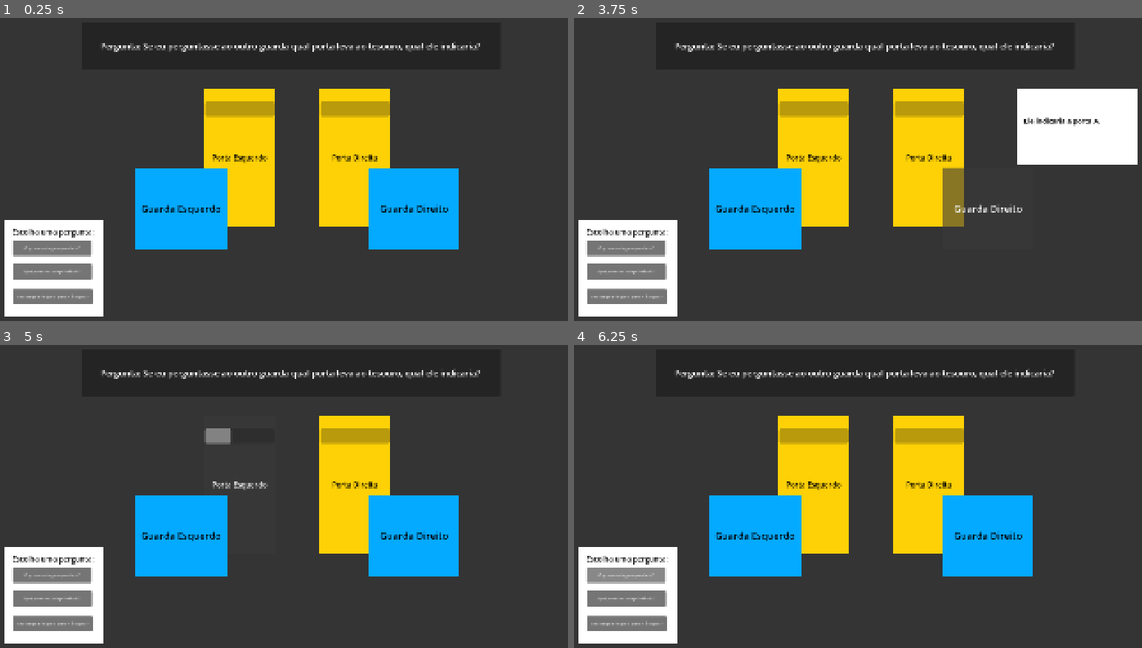
Above: before the commit, frames 1-4 (two rows, left to right).
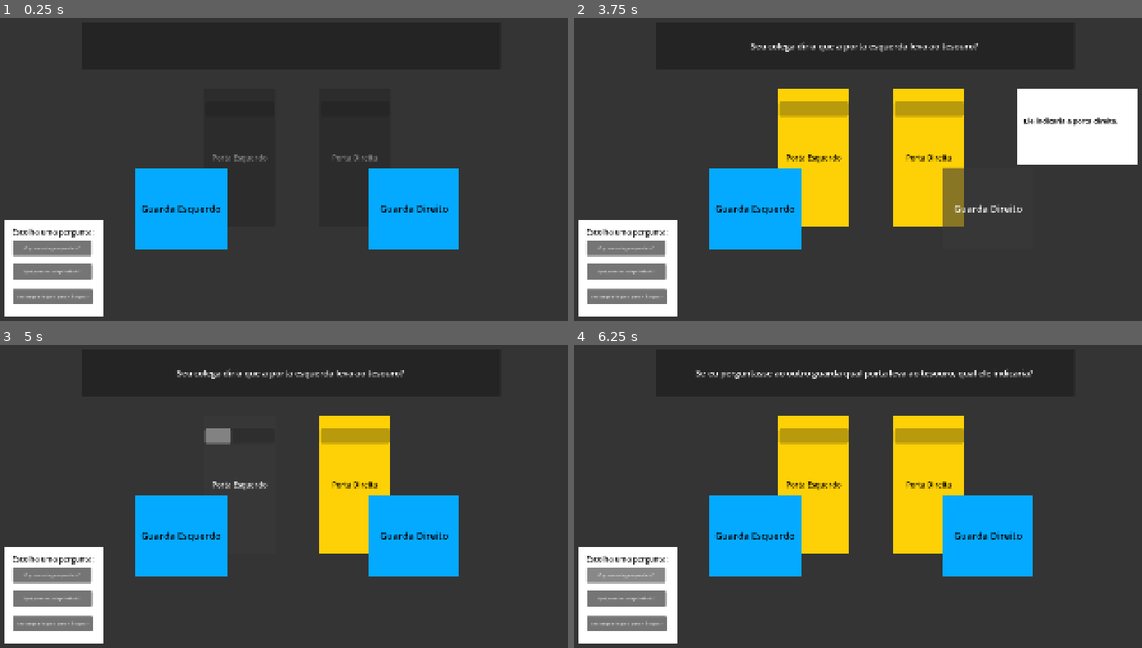
Above: after the commit, the same moments.

Repository: gamedevmeetup/Brackeys-Game-Jam-2026.2---Equipe-2
Game: Godot game, scene res://Scenes/teste_gameplay.tscn
Same seed, same stepped clock (60 frames per second), same inputs: the game is played once before the commit and once after it.
Inputs:
- Up to frame 1 (0.25 s): no input
- Up to frame 2 (3.75 s): click "O que seu colega responderia?" at 0.5 s; click "Seu colega diria que a porta …" at 1.25 s; click "Qual porta seu colega indicar…" at 2 s; click "Porta Direita" at 2.75 s; click "Guarda Direito" at 3.5 s
- Up to frame 3 (5 s): click "Porta Esquerdo" at 4.25 s
- Up to frame 4 (6.25 s): click "Guarda Esquerdo" at 5 s; click "O que seu colega responderia?" at 5.75 s

The runs differ from the first frame. In frame 1, 11% of the frame differs, in the area x 17-85%, y 7-69%; in frame 2, 0.9%; in frame 3, 0.8%; in frame 4, 0.9%.

Commit message:
Adicionando bloqueio das portas
Portas ficam bloqueadas enquanto não selecionar a porta

Diff:
--- a/guardas-mentirosos/Scenes/teste_gameplay.tscn
+++ b/guardas-mentirosos/Scenes/teste_gameplay.tscn
@@ -40,7 +40,6 @@
 offset_right = 1337.0
 offset_bottom = 101.0
 theme_override_font_sizes/font_size = 28
-text = "Pergunta: Se eu perguntasse ao outro guarda qual porta leva ao tesouro, qual ele indicaria?"
 horizontal_alignment = 1
 vertical_alignment = 1
 
--- a/guardas-mentirosos/Scripts/door.gd
+++ b/guardas-mentirosos/Scripts/door.gd
@@ -12,7 +12,7 @@
 
 func _process(delta: float) -> void:
 
-	if isHovering and not confirmed:
+	if isHovering and not confirmed and not disabled:
 		hoverTime += delta
 		$ProgressBar.value = (hoverTime / holdTime) * 100.0
 		if hoverTime >= holdTime:
--- a/guardas-mentirosos/Scripts/game.gd
+++ b/guardas-mentirosos/Scripts/game.gd
@@ -4,21 +4,37 @@
 var truthGuard = "GuardLeft"
 var selectedQuestion = 0
 
+func _ready() -> void:
+	$DoorLeft.disabled = true
+	$DoorRight.disabled = true
+	$DoorLeft/ProgressBar.value = 0
+	$DoorRight/ProgressBar.value = 0
 
 func select_question(questionNumber: int) -> void:
 	selectedQuestion = questionNumber
 	match selectedQuestion:
 		1:
-			$SpeechBubbleLeft/AnswerLabelLeft.text = "Ele indicaria a porta B."
-			$SpeechBubbleRight/AnswerLabelRight.text = "Ele indicaria a porta B."
+			$QuestionPanel/QuestionLabel.text = "Se eu perguntasse ao outro guarda qual porta leva ao tesouro, qual ele indicaria?"
+
+			$SpeechBubbleLeft/AnswerLabelLeft.text = "Ele indicaria a porta direita."
+			$SpeechBubbleRight/AnswerLabelRight.text = "Ele indicaria a porta direita."
 
 		2:
-			$SpeechBubbleLeft/AnswerLabelLeft.text = "Ele indicaria a porta A."
-			$SpeechBubbleRight/AnswerLabelRight.text = "Ele indicaria a porta A."
+			$QuestionPanel/QuestionLabel.text = "Seu colega diria que a porta esquerda leva ao tesouro?"
+
+			$SpeechBubbleLeft/AnswerLabelLeft.text = "Ele indicaria a porta direita."
+			$SpeechBubbleRight/AnswerLabelRight.text = "Ele indicaria a porta direita."
 
 		3:
+			$QuestionPanel/QuestionLabel.text = "Seu colega diria que a porta esquerda leva ao tesouro?"
+
 			$SpeechBubbleLeft/AnswerLabelLeft.text = "Sim."
 			$SpeechBubbleRight/AnswerLabelRight.text = "Não."
+
+	$DoorLeft.disabled = false
+	$DoorRight.disabled = false
+	$DoorLeft/ProgressBar.value = 0
+	$DoorRight/ProgressBar.value = 0
 
 func _on_door_left_door_confirmed(door) -> void:
 	print("PORTA ESCOLHIDA: ", door.name)
